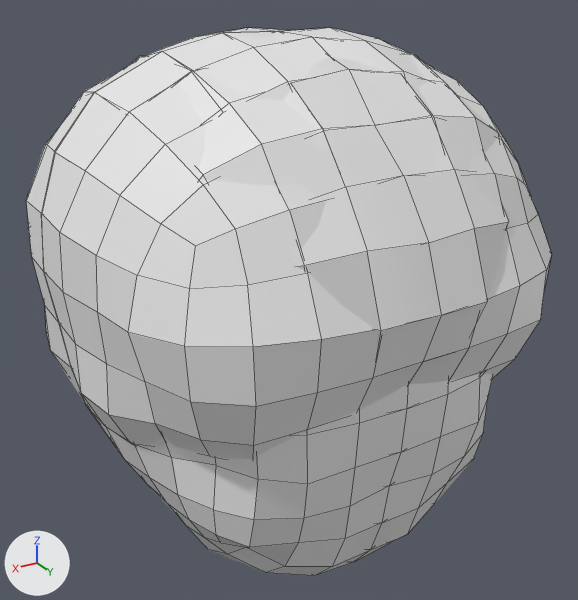
What one commit did to the FBX model Assets/Objects/Head/1/head_shape_1.fbx.
Camera for both pictures: a camera (50 mm lens) standing at (0.032, 0.055, 0.029) and looking at (-0.0006, 0.0006, 0.0018). The lights are fixed; the arrows at lower left show +X, +Y and +Z. Mesh edges are drawn as thin lines. Where no turn or scale is listed for an object, it has been applied to the vertices.

The scene before the commit, as lines of its bpy script (objects in view):
```python
me_cube_001 = bpy.data.meshes.new('Cube.001')
me_cube_001.from_pydata(...)  # 739 vertices, 768 faces; spans x -0.0195..0.0195, y -0.0176..0.0203, z -0.0193..0.0239
me_cube_003 = bpy.data.meshes.new('Cube.003')
me_cube_003.from_pydata(...)  # 739 vertices, 768 faces; spans x -0.0195..0.0195, y -0.0203..0.0176, z -0.0193..0.0239
ob_head = bpy.data.objects.new('Head', me_cube_001)
ob_head.location = (0.0, 0.0, 0.0)
ob_head__bk = bpy.data.objects.new('Head (BK)', me_cube_003)
ob_head__bk.location = (0.0, 0.0, 0.0)
```
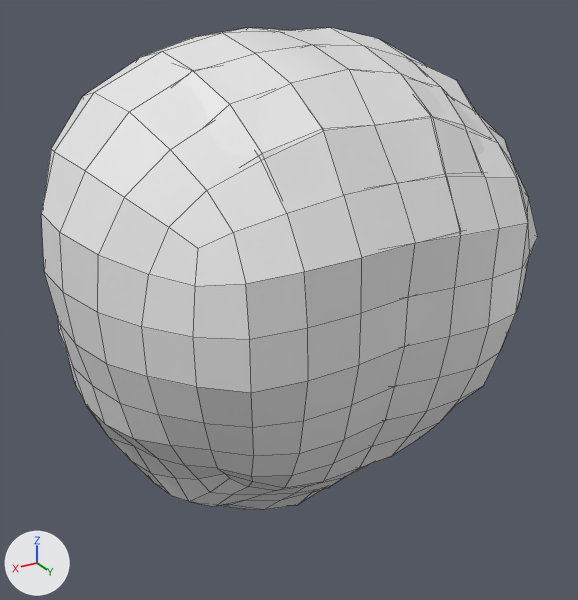
The newer file is also rescaled (x8.282) as a whole; pictures and numbers use the older file's frame.

Changed parts and their boxes [x1, y1, x2, y2] in the pictures (578 x 600 px; the box of a moved part takes in the faces that stretch with it):
```json
{"object": "Head", "change": "reshaped", "before": [41, 28, 552, 460], "after": [41, 28, 538, 510]}
{"object": "Head (BK)", "change": "deleted", "before": [26, 27, 492, 575]}
{"part": 1, "of": "me_cube_001", "change": "moved or reshaped", "before": [60, 28, 552, 460], "after": [60, 28, 538, 476]}
```

The change, as JSON lines over the scene's bpy script:
```json
{"block": "me_cube_001", "where": "# used by ob_head; location = (0.0, 0.0, 0.0)"}
{"op": "remove", "block": "me_cube_001", "code": "me_cube_001.from_pydata(...)  # 739 vertices, 768 faces; spans x -0.0195..0.0195, y -0.0176..0.0203, z -0.0193..0.0239"}
{"op": "add", "block": "me_cube_001", "code": "me_cube_001.from_pydata(...)  # 739 vertices, 768 faces; spans x -0.0195..0.0195, y -0.0176..0.0173, z -0.0193..0.0239"}
{"block": "me_cube_001", "change": "me_cube_001 part 1: 113 of 739 vertices moved; they spanned x -0.0166..0.0189, y 0.0001..0.0203, z -0.0034..0.022 and now span x -0.0164..0.0182, y 0.0..0.0173, z -0.0034..0.0217; mean shift (-0.0001, -0.0008, -0.0001); largest move (-0.0044, 0.0199, 0.008) -> (-0.0035, 0.0165, 0.0083)"}
{"op": "remove", "block": "ob_head__bk", "code": ["ob_head__bk = bpy.data.objects.new('Head (BK)', me_cube_003)", "ob_head__bk.location = (0.0, 0.0, 0.0)"]}
```
